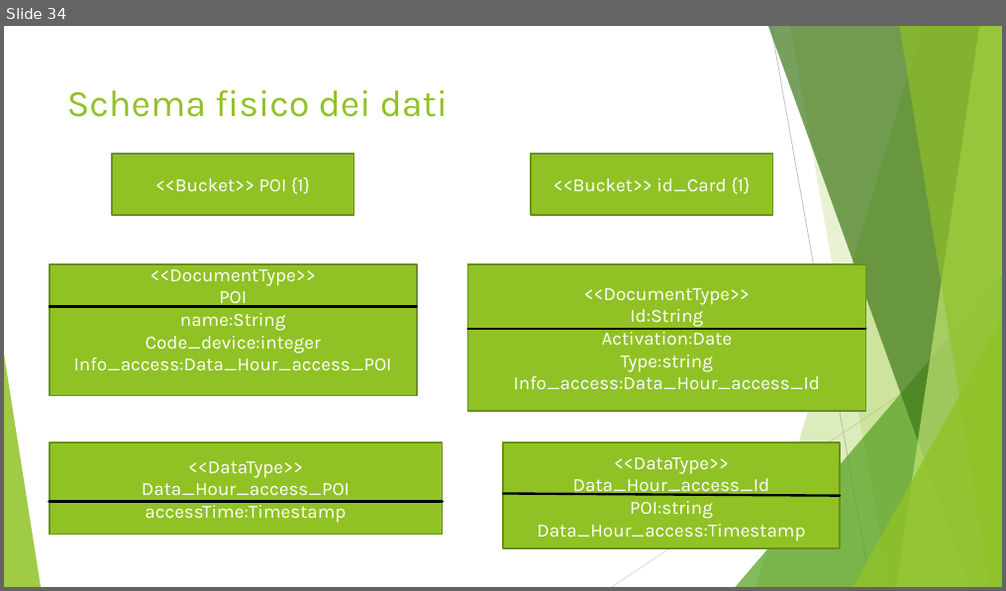
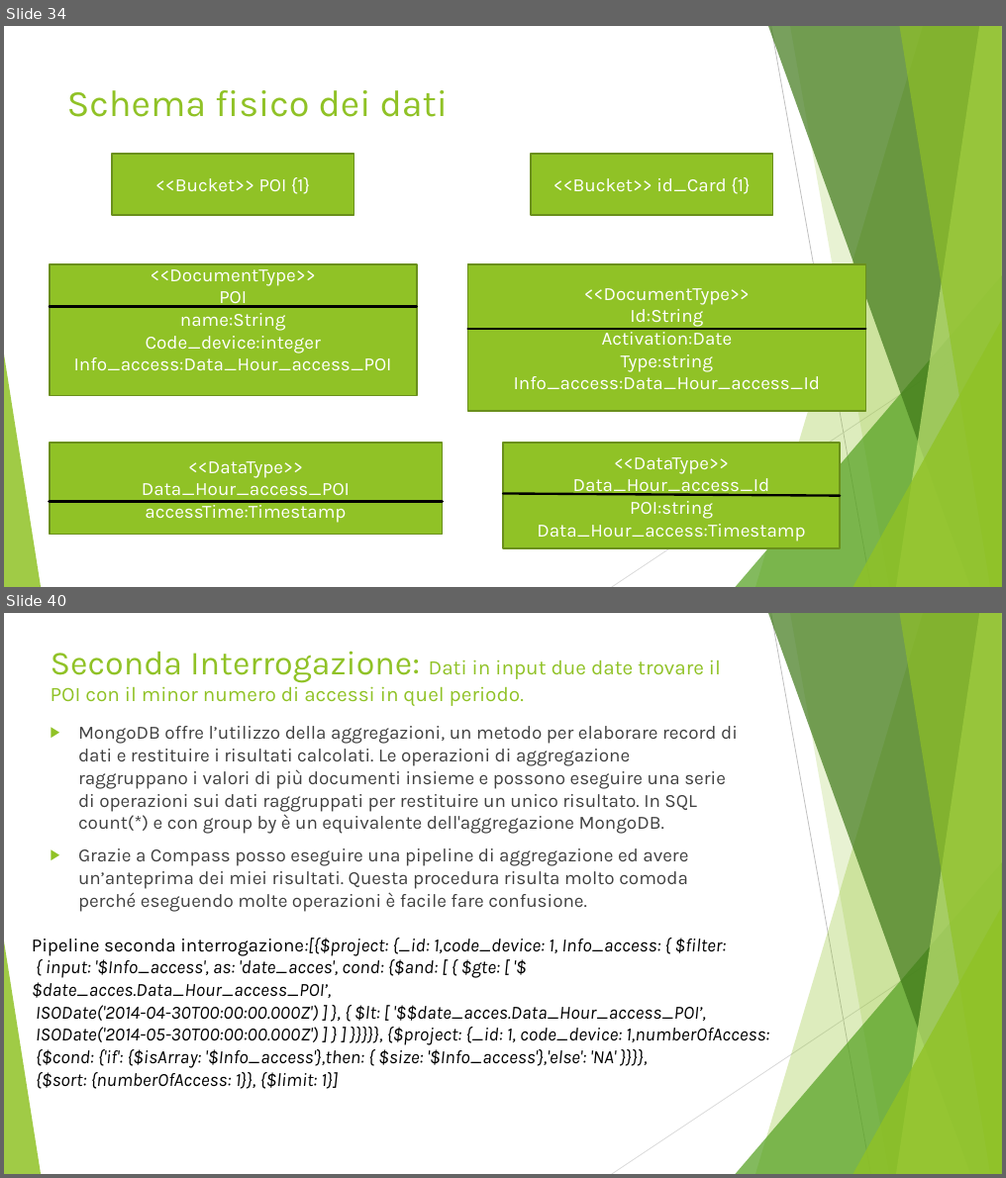
Before and after one commit to Buzzolan/VeronaCardMongoDB, a slide deck: Presentazione_progetto.pptx. Shown one above the other, each under a label of ours: slide 34 before the commit, slides 34 and 40 after it; the slides between them are not shown. The pictures are 1006x591 and 1006x1178 pixels, drawn with LibreOffice and Linux fonts; fonts in the diff are those of the drawing. Boxes give left, top, right and bottom in pixels: in the first picture for what was removed or moved away, otherwise in the second. Text is boxed around its words. In the diff, an @@ line names an element or a change of style, - is before the commit and + after.

```diff
--- a/Presentazione_progetto.pptx
+++ b/Presentazione_progetto.pptx
@@ slide 40 added at box(4, 613, 1002, 1174), background #FFFFFF; not listed: 10 template elements that a slide beside it also shows @@
@@ title added at box(51, 651, 721, 706), 19.8 pt, text #90C226 @@
+Seconda Interrogazione: Dati in input due date trovare il POI con il minor numero di accessi in quel periodo.
@@ text added at box(78, 726, 738, 912), 18 pt, text #404040 @@
+▶ MongoDB offre l’utilizzo della aggregazioni, un metodo per elaborare record di dati e restituire i risultati calcolati. Le operazioni di aggregazione raggruppano i valori di più documenti insieme e possono eseguire una serie di operazioni sui dati raggruppati per restituire un unico risultato. In SQL count(*) e con group by è un equivalente dell'aggregazione MongoDB.
+▶ Grazie a Compass posso eseguire una pipeline di aggregazione ed avere un’anteprima dei miei risultati. Questa procedura risulta molto comoda perché eseguendo molte operazioni è facile fare confusione.
@@ text added at box(32, 938, 769, 1089), 18 pt, text #000000, italic @@
+Pipeline seconda interrogazione:[{$project: {_id: 1,code_device: 1, Info_access: { $filter:
+{ input: '$Info_access', as: 'date_acces', cond: {$and: [ { $gte: [ '$$date_acces.Data_Hour_access_POI’,
+ISODate('2014-04-30T00:00:00.000Z') ] }, { $lt: [ '$$date_acces.Data_Hour_access_POI’,
+ISODate('2014-05-30T00:00:00.000Z') ] } ] }}}}}, {$project: {_id: 1, code_device: 1,numberOfAccess:
+{$cond: {'if': {$isArray: '$Info_access'},then: { $size: '$Info_access'},'else': 'NA' }}}},
+{$sort: {numberOfAccess: 1}}, {$limit: 1}]
```
Also in this commit, not shown: 1 slide changed, 8 other slides added, 10 other files.
